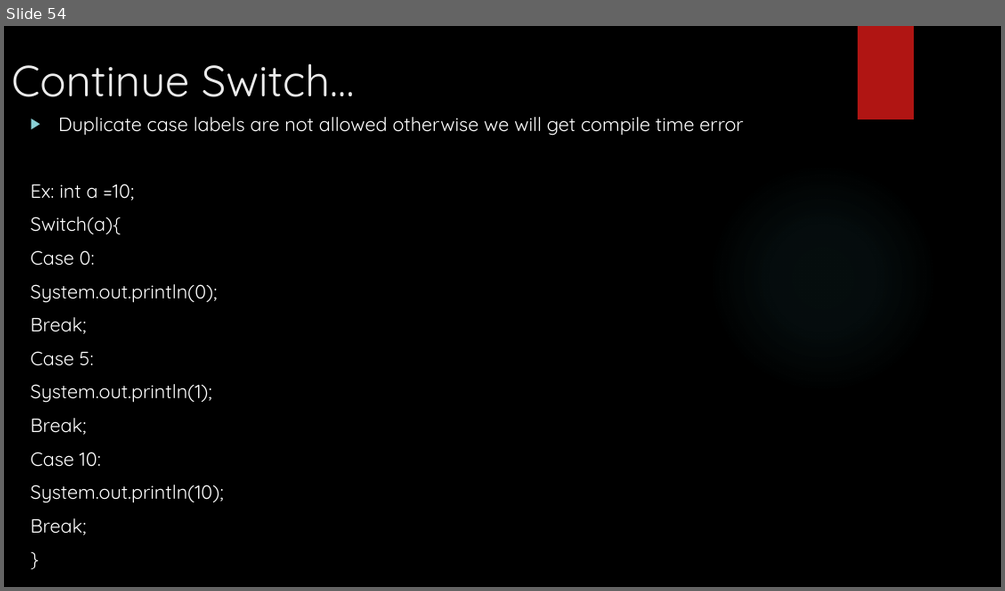
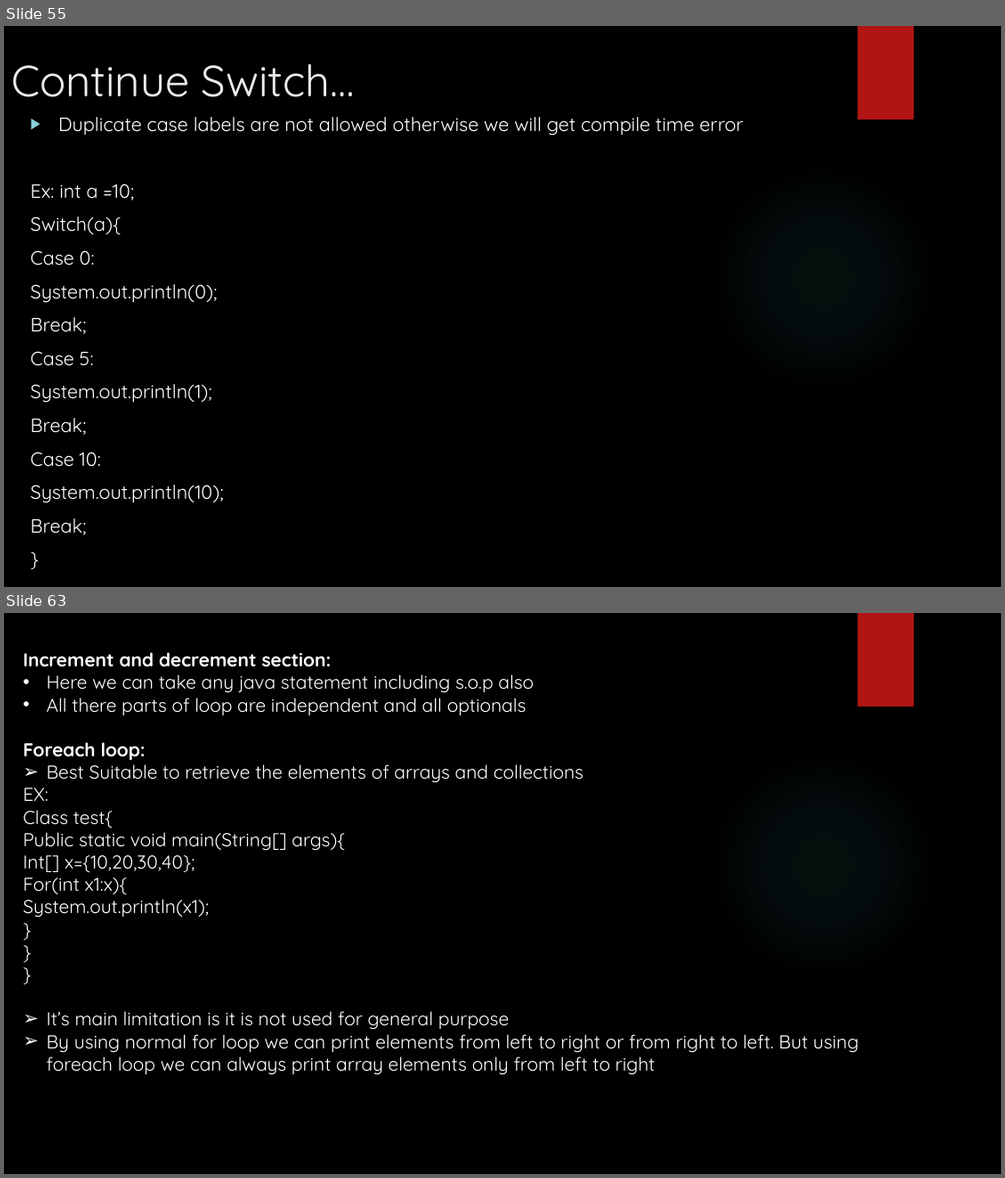
Before and after one commit to Vishalkr1091/JavaTrainingMaterial, a slide deck: Java Training - Sessions.pptx. Shown one above the other, each under a label of ours: slide 54 before the commit, slides 55 and 63 after it; the slides between them are not shown. The pictures are 1005x591 and 1005x1178 pixels, drawn with LibreOffice and Linux fonts; fonts in the diff are those of the drawing; background and template pictures are left out. Boxes give left, top, right and bottom in pixels: in the first picture for what was removed or moved away, otherwise in the second. Text is boxed around its words. In the diff, an @@ line names an element or a change of style, - is before the commit and + after.

```diff
--- a/Java Training - Sessions.pptx
+++ b/Java Training - Sessions.pptx
@@ slide 63 added at [4, 613, 1001, 1174], background picture (left out); not listed: 2 template elements that a slide beside it also shows @@
@@ text added at [23, 652, 858, 1075], 18 pt, text #FFFFFF @@
+Increment and decrement section:
+• Here we can take any java statement including s.o.p also
+• All there parts of loop are independent and all optionals
+Foreach loop:
+➢ Best Suitable to retrieve the elements of arrays and collections
+EX:
+Class test{
+Public static void main(String[] args){
+Int[] x={10,20,30,40};
+For(int x1:x){
+System.out.println(x1);
+}
+}
+}
+➢ It’s main limitation is it is not used for general purpose
+➢ By using normal for loop we can print elements from left to right or from right to left. But using foreach loop we can always print array elements only from left to right
@@ what was slide 54 is now slide 55 @@
```
Also in this commit, not shown: 30 other slides added.
